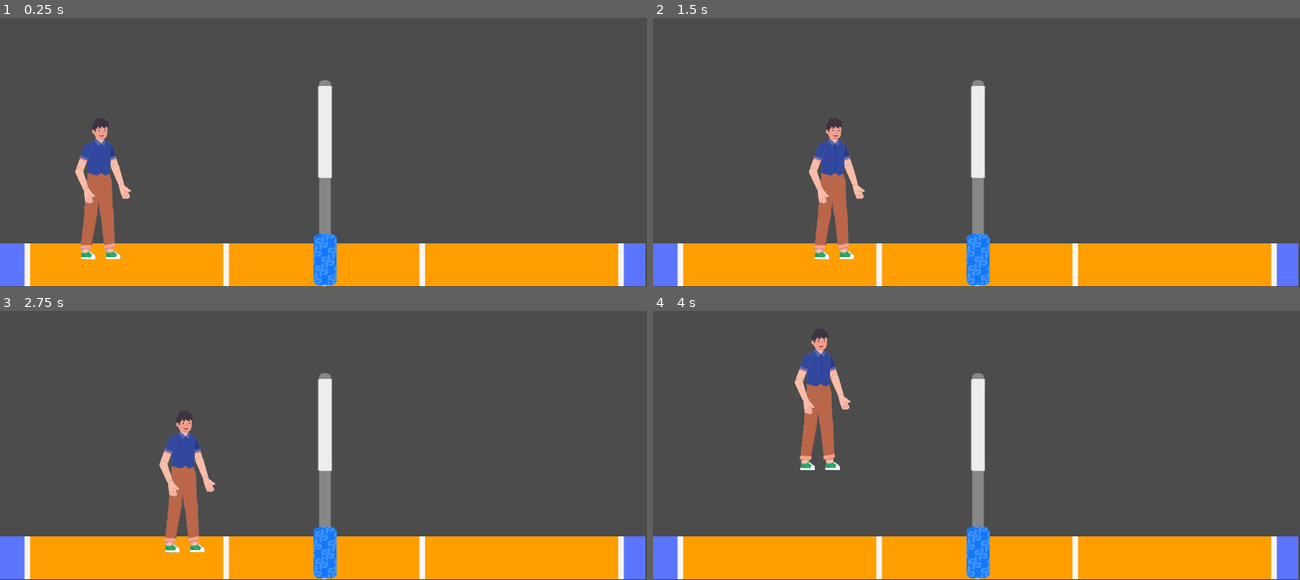
Above: before the commit, frames 1-4 (two rows, left to right).
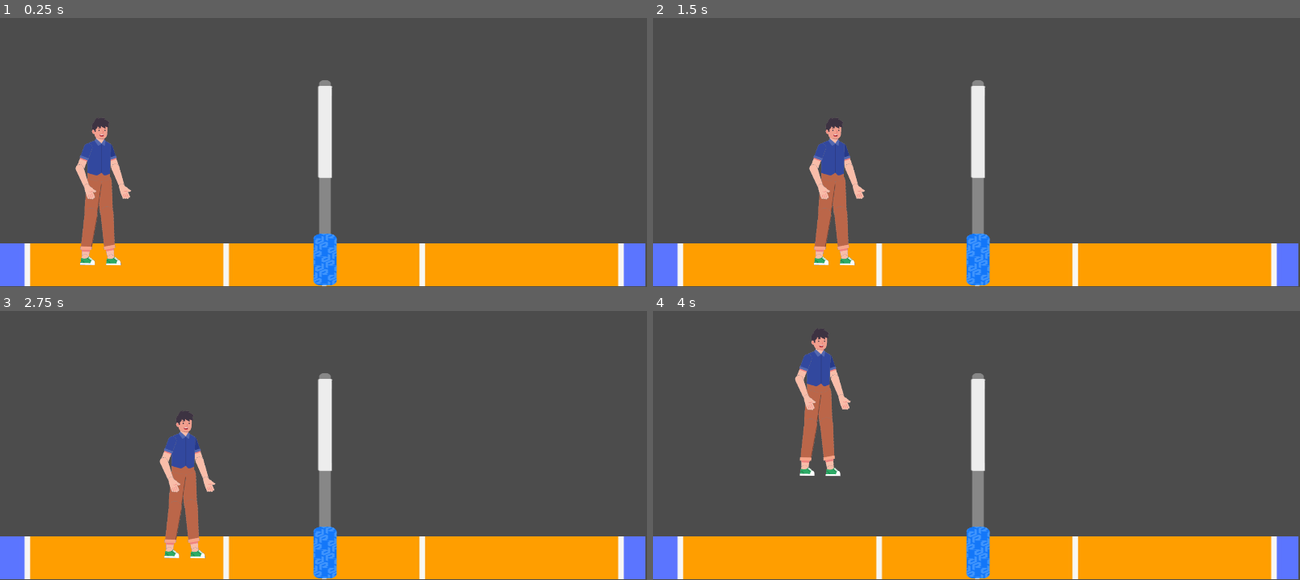
Above: after the commit, the same moments.

Repository: SowinskiBraeden/VB-Strike-Godot
Game: Godot game, scene res://Main.tscn
The game is run twice, just before and just after one commit, with the same random seed, the same clock (stepped at 60 frames per second) and the same inputs. The project has no main scene, so this scene is started directly.
Inputs:
- Up to frame 1 (0.25 s): no input
- Up to frame 2 (1.5 s): tap Enter at 0.5 s; hold Right (ui_right) 0.53-1.28 s; hold Left (ui_left) from 1.28 s (still down)
- Up to frame 3 (2.75 s): release Left (ui_left) at 2.03 s; hold Right (ui_right) from 2.03 s (still down)
- Up to frame 4 (4 s): release Right (ui_right) at 2.78 s; hold Up (ui_up) 2.78-3.53 s; hold Left (ui_left) from 3.53 s (still down)

The runs differ from the first frame. In frame 1, 0.4% of the frame differs, in the area x 11-19%, y 54-93%; in frame 2, 0.4%; in frame 3, 0.4%; in frame 4, 0.4%.

Commit message:
better align joints

Diff:
--- a/Player.tscn
+++ b/Player.tscn
@@ -1,10 +1,13 @@
-[gd_scene load_steps=4 format=2]
+[gd_scene load_steps=5 format=2]
 
 [ext_resource path="res://sprites/layout.png" type="Texture" id=1]
 [ext_resource path="res://Scripts/Player.gd" type="Script" id=6]
 
 [sub_resource type="RectangleShape2D" id=3]
 extents = Vector2( 57, 157 )
+
+[sub_resource type="Animation" id=4]
+resource_name = "Idle"
 
 [node name="Player" type="KinematicBody2D"]
 position = Vector2( 496, 112 )
@@ -36,6 +39,7 @@
 [node name="Left_Arm" type="Polygon2D" parent="Body"]
 position = Vector2( 19, 1 )
 rotation = 0.00964569
+z_index = 1
 texture = ExtResource( 1 )
 skeleton = NodePath("../../Skeleton2D")
 polygon = PoolVector2Array( 101.852, 77.572, 112.963, 77.1605, 119.959, 84.9794, 111.111, 115.226, 100.412, 139.712, 92.7983, 144.65, 83.9506, 140.329, 81.07, 132.099 )
@@ -43,8 +47,8 @@
 bones = [ "Hip", PoolRealArray( 0, 0, 0, 0, 0, 0, 0, 0 ), "Hip/right_leg", PoolRealArray( 0, 0, 0, 0, 0, 0, 0, 0 ), "Hi …(916 unchanged characters)…
 
 [node name="Left_Forearm" type="Polygon2D" parent="Body/Left_Arm"]
-position = Vector2( 166.577, 266.406 )
-rotation = -3.2341
+position = Vector2( 167.51, 259.396 )
+rotation = -3.23564
 texture = ExtResource( 1 )
 skeleton = NodePath("../../../Skeleton2D")
 polygon = PoolVector2Array( 48.5597, 91.7695, 46.0905, 97.3251, 53.2922, 133.333, 56.7901, 141.975, 63.9918, 144.444, 70.9876, 143.004, 75.5144, 135.597, 76.3374, 129.012, 63.5802, 97.3251, 58.642, 89.0946, 53.9095, 87.037 )
@@ -52,8 +56,9 @@
 bones = [ "Hip", PoolRealArray( 0, 0, 0, 0, 0, 0, 0, 0, 0, 0, 0 ), "Hip/right_leg", PoolRealArray( 0, 0, 0, 0, 0, 0, 0, …(1051 unchanged characters)…
 
 [node name="left_hand" type="Polygon2D" parent="Body/Left_Arm/Left_Forearm"]
-position = Vector2( -209.328, 104.032 )
-rotation = -0.345575
+position = Vector2( 120.641, 151.71 )
+rotation = -0.530344
+offset = Vector2( -278.741, -163.105 )
 texture = ExtResource( 1 )
 skeleton = NodePath("../../../../Skeleton2D")
 polygon = PoolVector2Array( 241.77, 81.07, 236.831, 59.6708, 237.86, 55.5555, 242.593, 56.7901, 243.827, 58.4362, 244.856, 50.2058, 249.588, 46.5021, 258.642, 48.5597, 264.403, 53.9095, 264.609, 60.6996, 255.144, 85.1852, 246.914, 85.5967 )
@@ -97,7 +102,7 @@
 bones = [ "Hip", PoolRealArray( 0, 0, 0, 0, 0, 0, 0, 0, 0 ), "Hip/right_leg", PoolRealArray( 0, 0, 0, 0, 0, 0, 0, 0, 0  …(961 unchanged characters)…
 
 [node name="left calf" type="Polygon2D" parent="Body/left leg"]
-position = Vector2( 51, 51 )
+position = Vector2( 51, 54 )
 texture = ExtResource( 1 )
 skeleton = NodePath("../../../Skeleton2D")
 polygon = PoolVector2Array( 45.3947, 198.026, 36.1842, 282.895, 41.4474, 306.579, 55.9211, 309.211, 67.7632, 298.684, 71, 282, 86.8421, 205.263, 66.4474, 178.947 )
@@ -105,7 +110,7 @@
 bones = [ "Hip", PoolRealArray( 0, 0, 0, 0, 0, 0, 0, 0 ), "Hip/right_leg", PoolRealArray( 0, 0, 0, 0, 0, 0, 0, 0 ), "Hi …(916 unchanged characters)…
 
 [node name="left foot" type="Polygon2D" parent="Body/left leg/left calf"]
-position = Vector2( -76, -4 )
+position = Vector2( -77, 5 )
 texture = ExtResource( 1 )
 skeleton = NodePath("../../../../Skeleton2D")
 polygon = PoolVector2Array( 115.311, 301.435, 120.096, 285.167, 135.407, 285.646, 150.239, 298.086, 151.675, 311.483, 149.282, 317.225, 109.569, 317.225 )
@@ -116,7 +121,7 @@
 position = Vector2( 164, 194 )
 rotation = 0.115192
 scale = Vector2( 0.999083, 1.00413 )
-z_index = -1
+z_index = -2
 offset = Vector2( -185.17, -225.07 )
 texture = ExtResource( 1 )
 skeleton = NodePath("../../Skeleton2D")
@@ -125,7 +130,7 @@
 bones = [ "Hip", PoolRealArray( 0, 0, 0, 0, 0, 0, 0, 0 ), "Hip/right_leg", PoolRealArray( 1, 1, 1, 1, 1, 1, 1, 1 ), "Hi …(916 unchanged characters)…
 
 [node name="right calf" type="Polygon2D" parent="Body/right leg"]
-position = Vector2( -235.136, -176.444 )
+position = Vector2( -234.791, -173.476 )
 texture = ExtResource( 1 )
 skeleton = NodePath("../../../Skeleton2D")
 polygon = PoolVector2Array( 224.88, 203.828, 232.536, 265.072, 246.89, 300.957, 255.502, 310.048, 272.727, 303.828, 275.598, 289.952, 263.158, 203.349, 243.062, 182.775, 229.187, 188.995 )
@@ -133,7 +138,7 @@
 bones = [ "Hip", PoolRealArray( 0, 0, 0, 0, 0, 0, 0, 0, 0 ), "Hip/right_leg", PoolRealArray( 0, 0, 0, 0, 0, 0, 0, 0, 0  …(961 unchanged characters)…
 
 [node name="right foot" type="Polygon2D" parent="Body/right leg/right calf"]
-position = Vector2( 262.097, 295.649 )
+position = Vector2( 264.242, 305.428 )
 rotation = -0.115192
 offset = Vector2( -181.824, -302.894 )
 texture = ExtResource( 1 )
@@ -158,17 +163,17 @@
 default_length = 70.0
 
 [node name="right_calf" type="Bone2D" parent="Skeleton2D/Hip/right_leg"]
-position = Vector2( 67.1193, 0.0422974 )
-rotation = 0.00175062
+position = Vector2( 64.8821, 3.91501 )
+rotation = -0.0436214
 scale = Vector2( 0.999999, 0.999999 )
-rest = Transform2D( 0.999998, 0.00175062, -0.00175062, 0.999998, 67.1193, 0.0422974 )
+rest = Transform2D( 0.999048, -0.0436075, 0.0436075, 0.999048, 64.8821, 3.91501 )
 default_length = 80.0
 
 [node name="right_foot" type="Bone2D" parent="Skeleton2D/Hip/right_leg/right_calf"]
-position = Vector2( 81.1541, -0.112854 )
+position = Vector2( 94.0148, 2.5029 )
 rotation = -0.764454
 scale = Vector2( 1, 1 )
-rest = Transform2D( 0.72176, -0.692143, 0.692143, 0.72176, 81.1541, -0.112854 )
+rest = Transform2D( 0.72176, -0.692143, 0.692143, 0.72176, 94.0148, 2.5029 )
 
 [node name="Left_leg" type="Bone2D" parent="Skeleton2D/Hip"]
 position = Vector2( 1.09238, -14.9935 )
@@ -179,14 +184,15 @@
 
 [node name="left_calf" type="Bone2D" parent="Skeleton2D/Hip/Left_leg"]
 position = Vector2( 69.3539, -0.187073 )
-rest = Transform2D( 1, 0, 0, 1, 69.3539, -0.187073 )
+rotation = 0.0536347
+rest = Transform2D( 0.998562, 0.053609, -0.053609, 0.998562, 69.3539, -0.187073 )
 default_length = 80.0
 
 [node name="left_foot" type="Bone2D" parent="Skeleton2D/Hip/Left_leg/left_calf"]
-position = Vector2( 79.4037, -0.228638 )
-rotation = -0.87441
-scale = Vector2( 1, 1 )
-rest = Transform2D( 0.64145, -0.767165, 0.767165, 0.64145, 79.4037, -0.228638 )
+position = Vector2( 93.7314, -2.73077 )
+rotation = -1.09977
+scale = Vector2( 1, 1 )
+rest = Transform2D( 0.4538, -0.891104, 0.891104, 0.4538, 93.7314, -2.73077 )
 
 [node name="Chest" type="Bone2D" parent="Skeleton2D/Hip"]
 position = Vector2( 17.012, -1.89532 )
@@ -205,15 +211,14 @@
 default_length = 50.0
 
 [node name="Forearm_Left" type="Bone2D" parent="Skeleton2D/Hip/Chest/Arm_Left"]
-position = Vector2( 51.2412, 1.52853 )
-rotation = -0.656243
-scale = Vector2( 1, 1 )
-rest = Transform2D( 0.79229, -0.610145, 0.610145, 0.79229, 51.2412, 1.52853 )
-default_length = 40.0
+position = Vector2( 51.2412, 1.52859 )
+rotation = -0.742412
+scale = Vector2( 1, 1 )
+rest = Transform2D( 0.73684, -0.676067, 0.676067, 0.73684, 51.2412, 1.52859 )
 
 [node name="Hand_Left" type="Bone2D" parent="Skeleton2D/Hip/Chest/Arm_Left/Forearm_Left"]
-position = Vector2( 43.9497, 1.19235 )
-rest = Transform2D( 1, 0, 0, 1, 43.9497, 1.19235 )
+position = Vector2( 36.7599, 0.840359 )
+rest = Transform2D( 1, 0, 0, 1, 36.7599, 0.840359 )
 
 [node name="Arm_Right" type="Bone2D" parent="Skeleton2D/Hip/Chest"]
 position = Vector2( 57.8881, 18.3566 )
@@ -232,3 +237,6 @@
 [node name="hand_right" type="Bone2D" parent="Skeleton2D/Hip/Chest/Arm_Right/forearm right"]
 position = Vector2( 38.2605, 1.06693 )
 rest = Transform2D( 1, 0, 0, 1, 38.2605, 1.06693 )
+
+[node name="AnimationPlayer" type="AnimationPlayer" parent="."]
+anims/Idle = SubResource( 4 )
